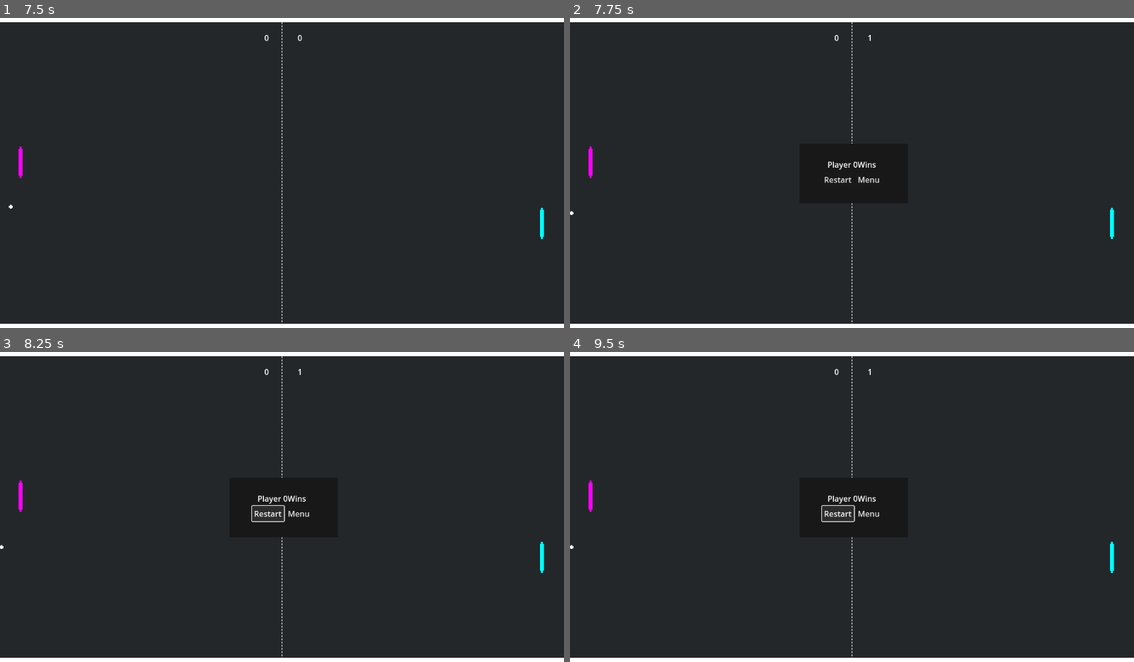
Above: before the commit, frames 1-4 (two rows, left to right).
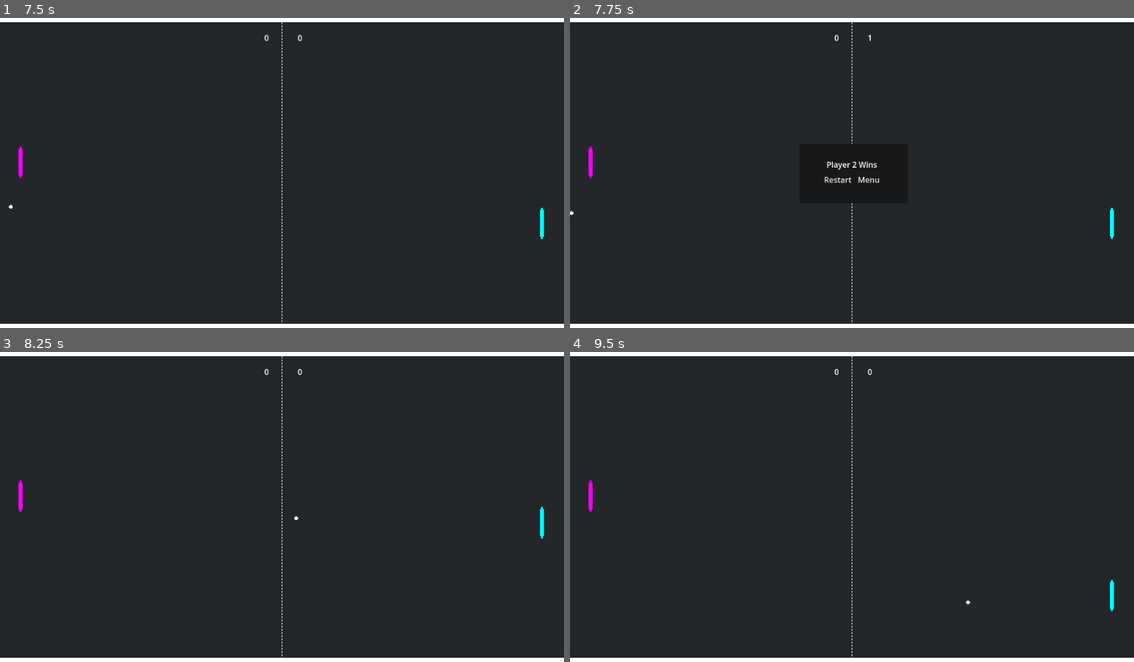
Above: after the commit, the same moments.

Repository: Eual11/TurboPong
Game: Godot game, scene res://Main.tscn
Same seed, same stepped clock (60 frames per second), same inputs: the game is played once before the commit and once after it.
Inputs (mouse positions are in pixels of both pictures, inside the frame that each line leads up to):
- Up to frame 1 (7.5 s): tap Enter at 0.5, 2, 4.25 s; tap Space at 1.25, 3.5, 5 s
- Up to frame 2 (7.75 s): no input
- Up to frame 3 (8.25 s): click "Restart" at 8 s
- Up to frame 4 (9.5 s): click (840, 513) at 8.75 s, where only the run before the commit has a clickable "Restart"

Frame 1 is identical in both runs. In frame 2, 0.1% of the frame differs, in the area x 45-55%, y 46-49%; in frame 3, 0.5%; in frame 4, 0.5%, in the area x 0-97%, y 5-84%.

Commit message:
minor changes

Diff:
--- a/Main.tscn
+++ b/Main.tscn
@@ -24,6 +24,7 @@
 
 [node name="Main" type="Node"]
 script = ExtResource("1_8nhb2")
+END_SCORE = 0
 
 [node name="Background" type="ColorRect" parent="."]
 anchors_preset = 15
--- a/logic/pong.gd
+++ b/logic/pong.gd
@@ -47,4 +47,5 @@
 
 
 func button_press_handler(btn_name:StringName)->void:
-	print(btn_name)
+	if btn_name == "endgame_menu":
+		goto_scene(get_tree().root.get_child(-1), "res://Menu.tscn")
--- a/main.gd
+++ b/main.gd
@@ -2,7 +2,7 @@
 
 
 var SCORE: Vector2 = Vector2.ZERO
-@export var END_SCORE:int
+@export var END_SCORE:int =1
 @onready var viewport_rect:Rect2=get_viewport().get_visible_rect()
 # Called when the node enters the scene tree for the first time.
 func _ready():
@@ -25,22 +25,41 @@
 	Pong.Ball = $Ball
 	Pong.GAME_RUNNING = true
 
+	#Connections to signal Bus
+
+	SignalBus.button_pressed.connect(button_press_handler)
+
+
 # Called every frame. 'delta' is the elapsed time since the previous frame.
 func _process(delta):
 	pass
 
-func player_scored(player_idx:int, ball:Area2D):
+func player_scored(player_idx:int, ball:Ball):
 	SCORE[1-player_idx]+=1
-	$HUD.get_child(0).text = str(SCORE[0])
-	$HUD.get_child(1).text = str(SCORE[1])
-
-	if(SCORE[player_idx]==END_SCORE):
-		player_wins(player_idx)
-	elif(SCORE[1-player_idx] == END_SCORE):
-		player_wins(1-player_idx)
+	update_score()
+	if(SCORE[1-player_idx]>=END_SCORE):
+		player_wins((2-player_idx))
 	else:
 		ball.reset(ball.inital_position, Vector2(1 if player_idx==0 else -1, randf_range(-1,1)))
 func player_wins(idx:int):
-	$EndGame.update_win_label("Player "+str(idx)+"Wins")
+	$EndGame.update_win_label("Player "+str(idx)+" Wins")
 	$EndGame.show()
 	Pong.GAME_RUNNING = false
+
+func reset_game():
+	#Resting Player score
+	SCORE = Vector2(0.0, 0.0)
+	#hide Game end layer
+	$EndGame.hide()
+	update_score()
+	$Ball.reset($Ball.inital_position, Vector2((randi()%2+1), randf_range(-1.0, 1.0)))
+
+func update_score():
+	$HUD.get_child(0).text = str(SCORE[0])
+	$HUD.get_child(1).text = str(SCORE[1])
+func button_press_handler(button_name:StringName):
+	if button_name == "endgame_restart":
+		Pong.GAME_RUNNING = true
+		reset_game()
+	elif button_name == "endgame_menu":
+		pass
